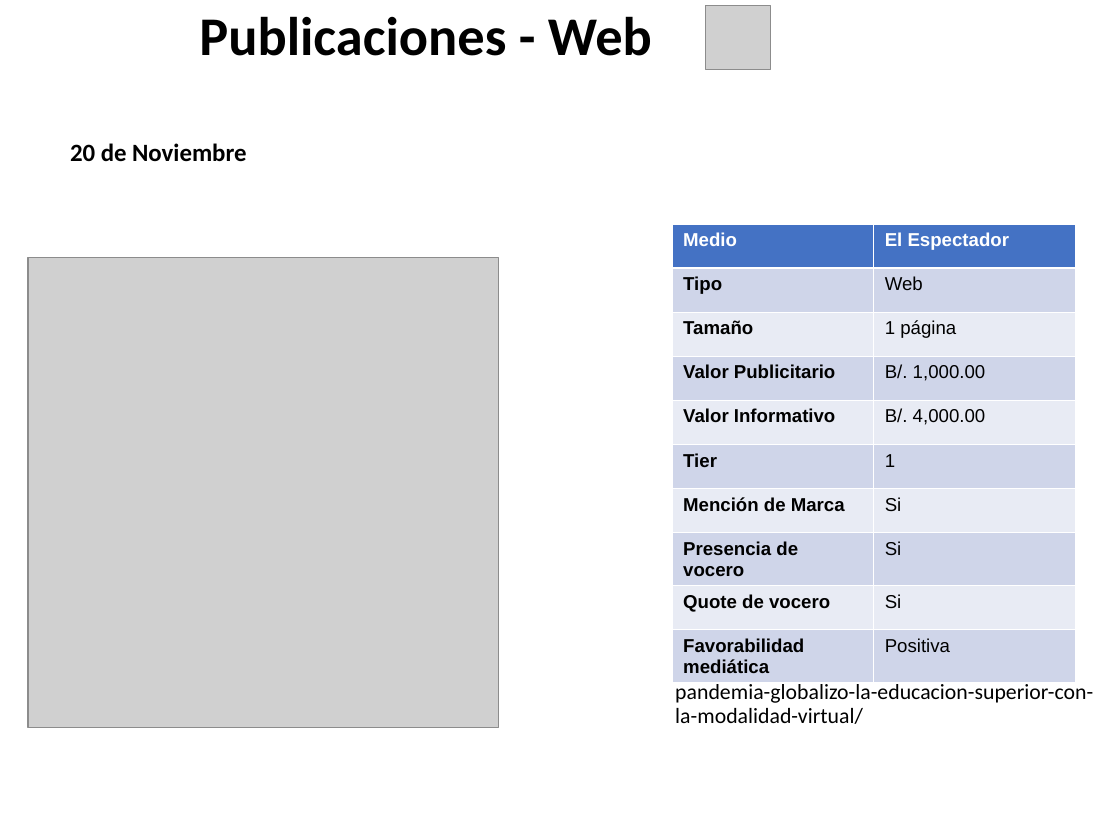
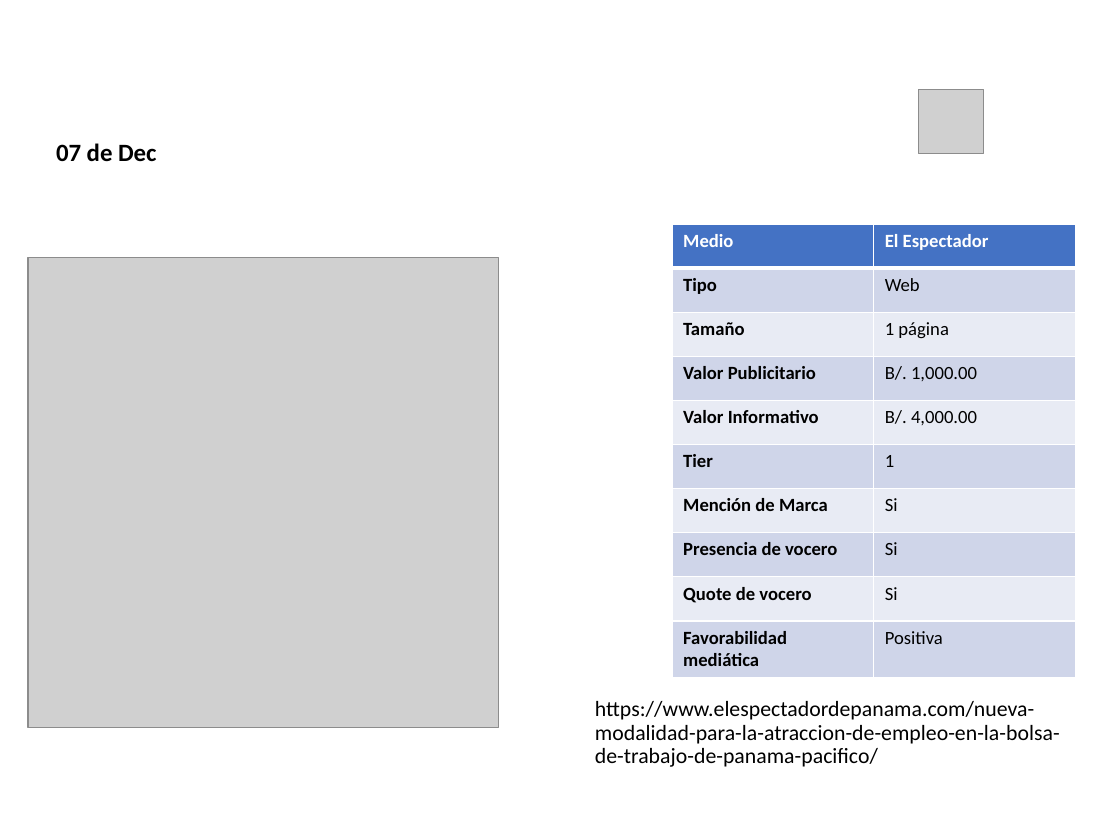
Before and after one commit to dgarci23/Report-Generator, a slide deck: slide 7 of Presentacion Terminada.pptx (slide 4 before the commit). Drawn at 1120x840 pixels with LibreOffice and Linux fonts; fonts in the diff are those of the drawing; grey boxes stand for pictures; background and template pictures are left out. Boxes give left, top, right and bottom in pixels: in the first picture for what was removed or moved away, otherwise in the second. Text is boxed around its words. In the diff, an @@ line names an element or a change of style, - is before the commit and + after.

```diff
--- a/Presentacion Terminada.pptx
+++ b/Presentacion Terminada.pptx
@@ title "Publicaciones - Web": place and size @@
-title "Publicaciones - Web" at [199,16,652,56]
+title "Publicaciones - Web" at [160,2,893,92]
@@ title "Publicaciones - Web" at [160,2,893,92]: text colour #000000 to #FFFFFF @@
@@ picture: place and size @@
-picture at [706,6,771,69]
+picture at [918,90,983,153]
@@ text at [56,143,157,162]: text changed @@
-20 de Noviembre
+07 de Dec
@@ table at [672,224,1075,670] @@
@@ font Arial to Calibri @@
@@ text at [595,701,1060,767]: text changed @@
-https://www.elespectadordepanama.com/la-pandemia-globalizo-la-educacion-superior-con-la-modalidad-virtual/
+https://www.elespectadordepanama.com/nueva-modalidad-para-la-atraccion-de-empleo-en-la-bolsa-de-trabajo-de-panama-pacifico/
```
Also in this commit, not shown: 22 other slides changed, 3 slides removed, 4 other files.
